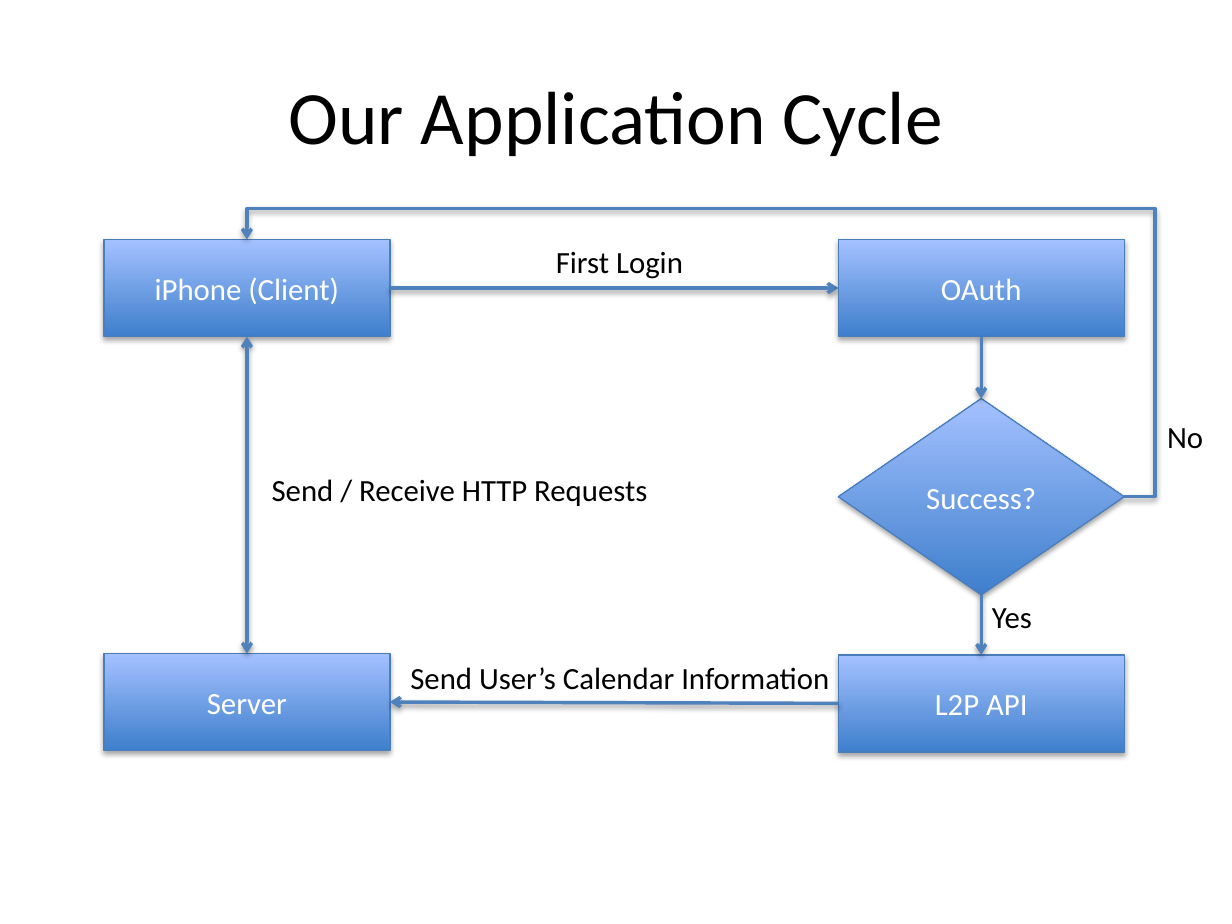
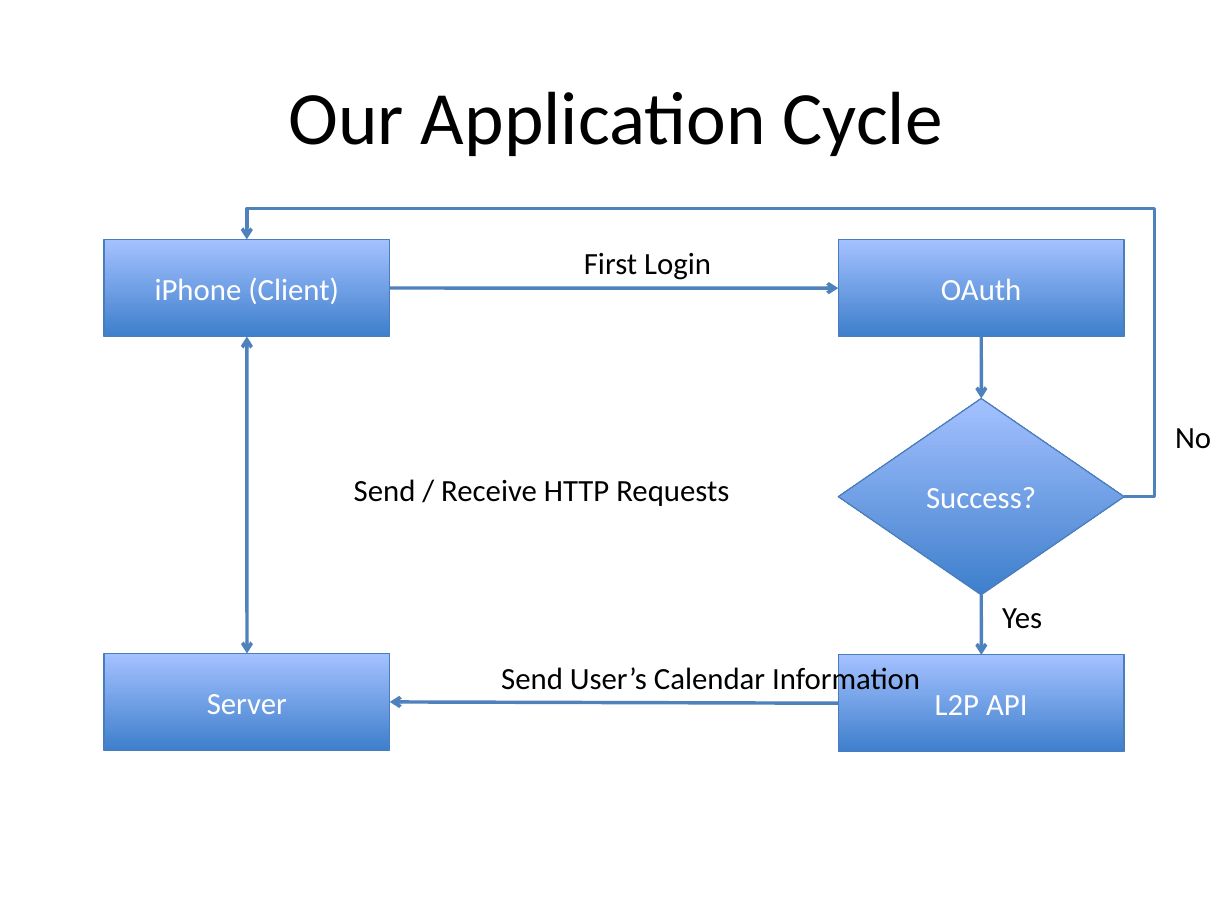
Before and after one commit to mremad/RWTH-iPhone-Project, a slide deck: slide 4 of Presentation.pptx. Drawn at 1232x924 pixels with LibreOffice and Linux fonts; fonts in the diff are those of the drawing. Boxes give left, top, right and bottom in pixels: in the first picture for what was removed or moved away, otherwise in the second. Text is boxed around its words. In the diff, an @@ line names an element or a change of style, - is before the commit and + after.

Commit message:
updated presentation

```diff
--- a/Presentation.pptx
+++ b/Presentation.pptx
@@ elbow arrow (1124, 496) - (246, 239): stroke #4F81BD 2 pt to #4F81BD 2.01 pt @@
@@ text "First Login": place and size @@
-text "First Login" at [556,252,683,279]
+text "First Login" at [584,253,711,280]
@@ arrow (389, 288) - (838, 288): stroke #4F81BD 2 pt to #4F81BD 2.01 pt @@
@@ double arrow (246, 336) - (246, 653): stroke #4F81BD 2 pt to #4F81BD 2.01 pt @@
@@ arrow (981, 336) - (982, 398): stroke #4F81BD 2 pt to #4F81BD 2.01 pt @@
@@ fill gradient #3F80CE to #A4C4FF to gradient #3E7FCC to #A4C1FF; outline #4B7EBC 0.75 pt to #4A7EBB 0.74 pt; shadow off in 5 elements at [103,239,389,336], [838,239,1124,336], [838,655,1124,753], [103,653,389,750], [838,398,1124,594] @@
@@ text "No": place and size @@
-text "No" at [1167,428,1203,449]
+text "No" at [1175,428,1211,449]
@@ text "Send / Receive HTTP Requests": place and size @@
-text "Send / Receive HTTP Requests" at [272,479,647,506]
+text "Send / Receive HTTP Requests" at [354,479,729,506]
@@ arrow (981, 595) - (982, 655): stroke #4F81BD 2 pt to #4F81BD 2.01 pt @@
@@ text "Yes": place and size @@
-text "Yes" at [992,608,1032,629]
+text "Yes" at [1002,608,1042,629]
@@ text "Send User’s Calendar Information" rewrapped from [410,667,829,690] to [501,663,920,697] @@
@@ arrow (838, 703) - (389, 702): stroke #4F81BD 2 pt to #4F81BD 2.01 pt @@
```
Also in this commit, not shown: 1 other slide changed, 3 slides added, 3 slides removed, 1 other file.
